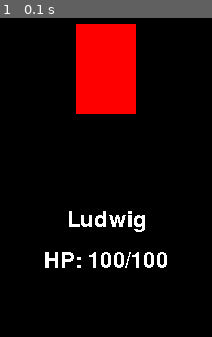
Above: before the commit, frame 1.
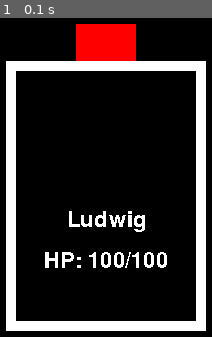
Above: after the commit, the same moment.

Repository: eduardoluis11/final-project-cs50-python
Game: pygame game, started from final-project.py
The game is run twice, just before and just after one commit, with the same random seed, the same clock (stepped at 60 frames per second) and the same inputs.
Inputs:
- Up to frame 1 (0.1 s): no input

The runs differ from the first frame. In frame 1, 17% of the frame differs, in the area x 2-98%, y 13-99%.

Commit message:
Updated final-project.py
Now, I have a black rectangle with a white border for the Player's UI with his name and his HP. I need to make the rectangles / boxes (both the white one and the black one) to be smaller (shorter), since both of them are too tall, so they are covering the red rectangle.

Diff:
--- a/final-project.py
+++ b/final-project.py
@@ -96,7 +96,17 @@
 I will add a rectangle to both the playable character’s name and his HP, and I will add it to their surfaces. That way,
 I’ll be able to easily center them horizontally. And that way, I’ll be able to easily put the playable character’s data
 inside a box. To whatever Y position the player's name has, I will add 40 units to the Y position of the player's HP.
-That distance looks good.
+That distance looks good. Now, I will add the black rectangle within the white rectangle for the box  that will contain
+the player’s name and HP. REMEMBER that this box should be in a “layer” BEHIND the layer that contains the text with
+the player’s stats. How to draw a rectangle: Clear Code at https://youtu.be/AY9MnQ4x3zk?si=8ZF9bckxd6UbMnYe&t=4811 .
+
+To draw a rectangle, I needed to first use the draw() function from pygame (source: Pygame’s official documentation at
+https://www.pygame.org/docs/ref/draw.html#pygame.draw.rect ). Then, in the last parameter of draw.rect(), I needed to
+pass either a Rect() game object (a rectangle game object from Pygame), or 4 parameters within parentheses: the the x
+coordinate of the left side of the rectangle, the Y coordinate of the top of the rectangle, and the width and the
+height of the rectangle (source: Pygame’s official documentation at https://www.pygame.org/docs/ref/rect.html ). If
+I want to draw square, I would just put the width and the height as the same value while using draw.rect(). Now, I have
+a black rectangle with a white border.
 """
 
 import pygame
@@ -161,11 +171,20 @@
     # This renders the enemy's sprite. The position will be rendered with a rectangle.
     game_window.blit(enemy_surface, enemy_rectangle)
 
+    # Player's UI.
+    # White rectangle. This will act as a border for a black box / rectangle that will contain the player's stats.
+    # I'll look up Pygame's documentation to learn how to draw a box / rectangle with custom dimensions.
+    pygame.draw.rect(game_window, 'White', ((260, 280), (200, 270)))
+
+    # Black rectangle. This rectangle needs to be within the white rectangle so that my white text can be read.
+    pygame.draw.rect(game_window, 'Black', ((270, 290), (180, 250)))
+
+    # pygame.Rect((360, 280), (200, 50))
+
     # This render's the playable character's name. It should be in the horizontal center, and below the enemy.
     game_window.blit(playable_characters_name_surface, playable_characters_name_rectangle)
-
-    # Player's current HP
-    game_window.blit(players_hp_surface, players_hp_rectangle)
+    game_window.blit(players_hp_surface, players_hp_rectangle)  # Player's current HP
+    # End of the Player's UI.
 
     # This should render the game's window, and every sprite
     pygame.display.update()
